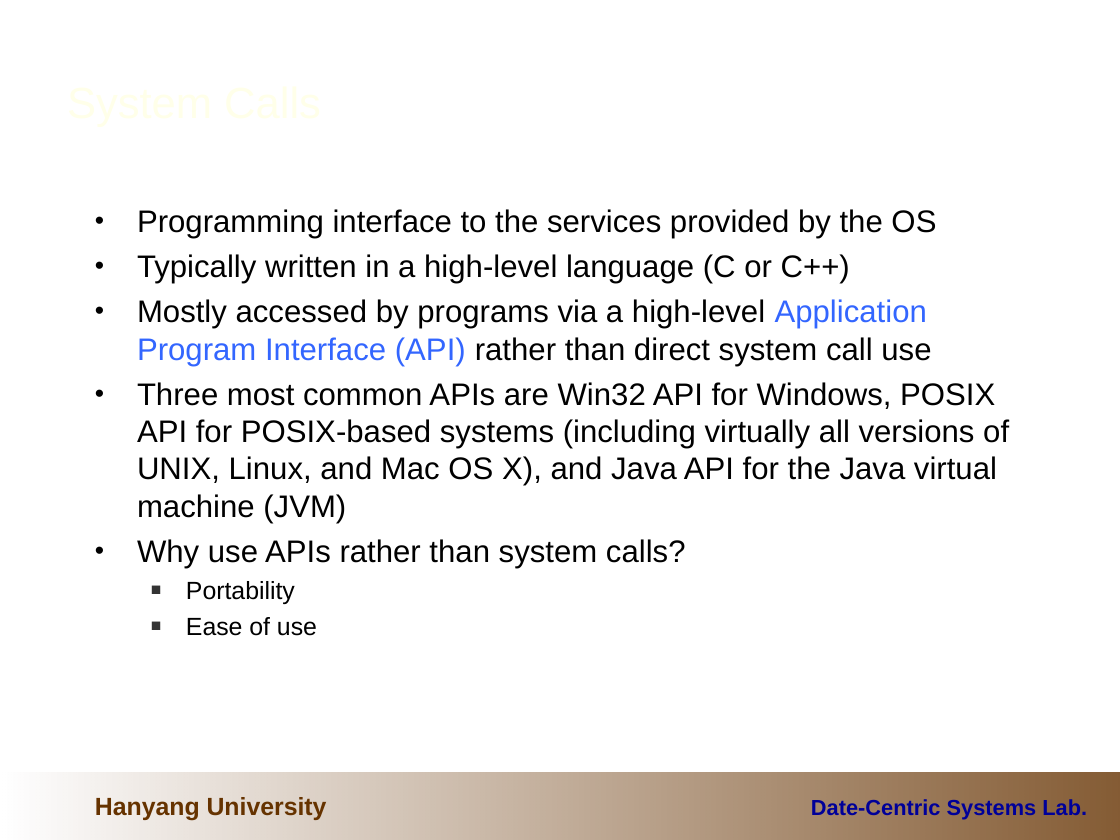
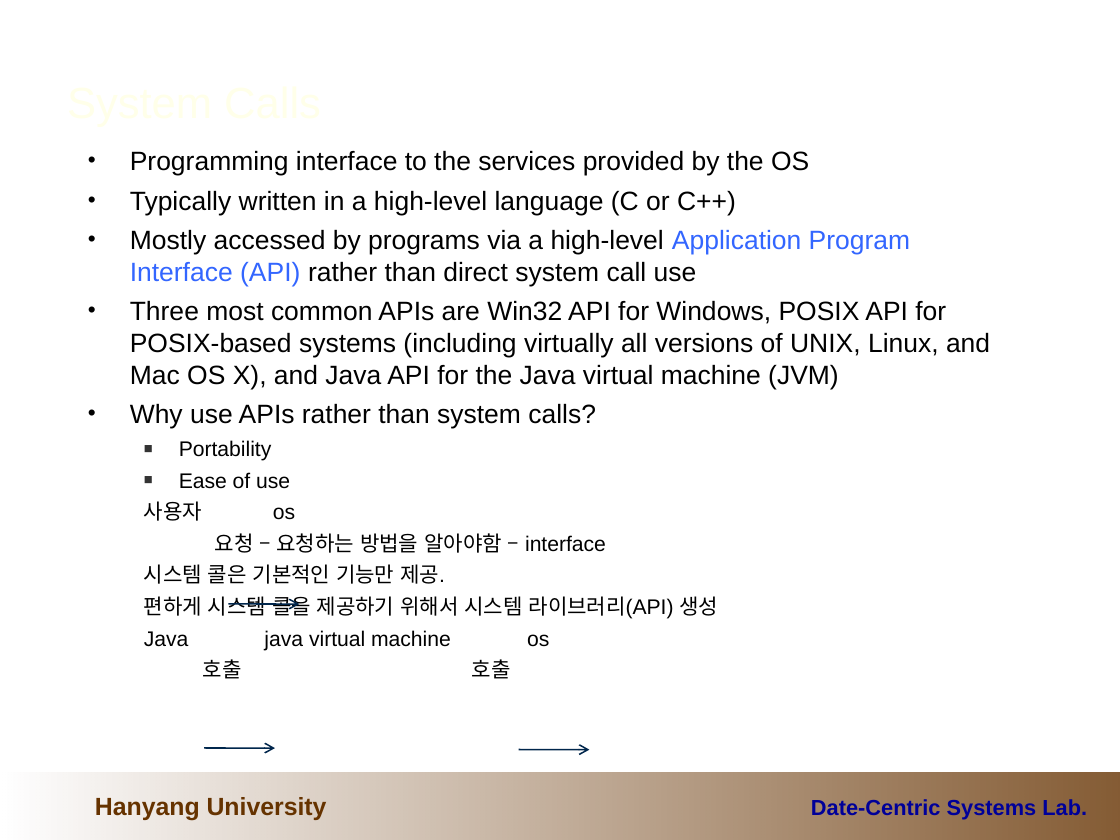
Before and after one commit to cocojk/major, a slide deck: slide 21 of os/이론/2.OperatingSystemOverview.ppt. Drawn at 1120x840 pixels with LibreOffice and Linux fonts; fonts in the diff are those of the drawing; background and template pictures are left out. Boxes give left, top, right and bottom in pixels: in the first picture for what was removed or moved away, otherwise in the second. Text is boxed around its words. In the diff, an @@ line names an element or a change of style, - is before the commit and + after.

```diff
--- a/os/이론/2.OperatingSystemOverview.ppt
+++ b/os/이론/2.OperatingSystemOverview.ppt
@@ text "Programming interface to the services ..." moved from (x1=137, y1=209, x2=1009, y2=636) to (x1=130, y1=150, x2=990, y2=679) @@
@@ text at (x1=130, y1=150, x2=990, y2=489): size 20 to 17 pt in "Programming interface to the services provided by ...", "Typically written in a high-level language (C ...", "Mostly accessed by programs via a high-level ...", "Three most common APIs are Win32 API ..." and 1 more places; size 16 to 13.6 pt in "Portability", "Ease of use" @@
@@ text at (x1=144, y1=501, x2=718, y2=679): paragraphs added @@
+  사용자 os
+  요청 – 요청하는 방법을 알아야함 – interface
+  시스템 콜은 기본적인 기능만 제공.
+  편하게 시스템 콜을 제공하기 위해서 시스템 라이브러리(API) 생성
+  Java java virtual machine os
+  호출 호출
@@ arrow added from (228, 604) to (299, 604), #00264C 0.99 pt @@
@@ arrow added from (204, 748) to (276, 748), #00264C 0.99 pt @@
@@ arrow added from (519, 749) to (589, 749), #00264C 0.99 pt @@
```
Also in this commit, not shown: 3 other slides changed, 1 slide added, 12 other files.
